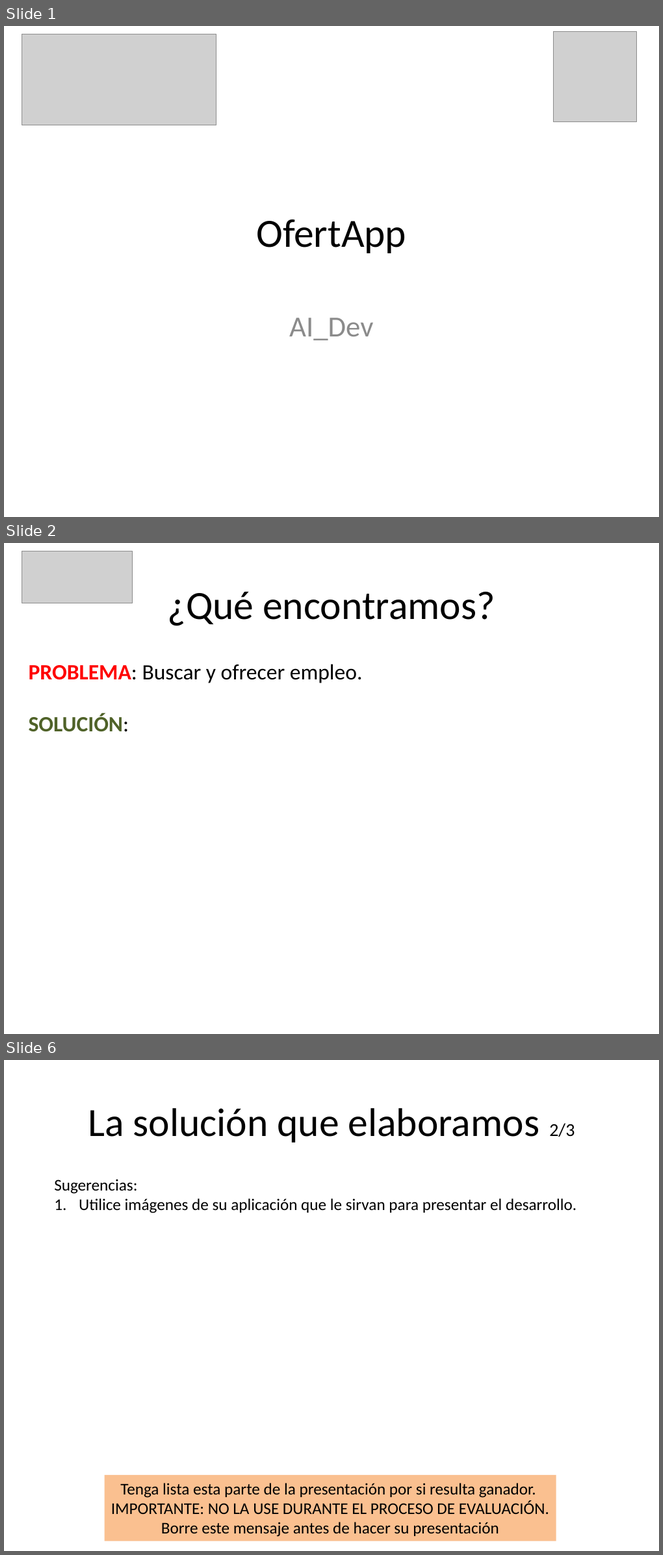
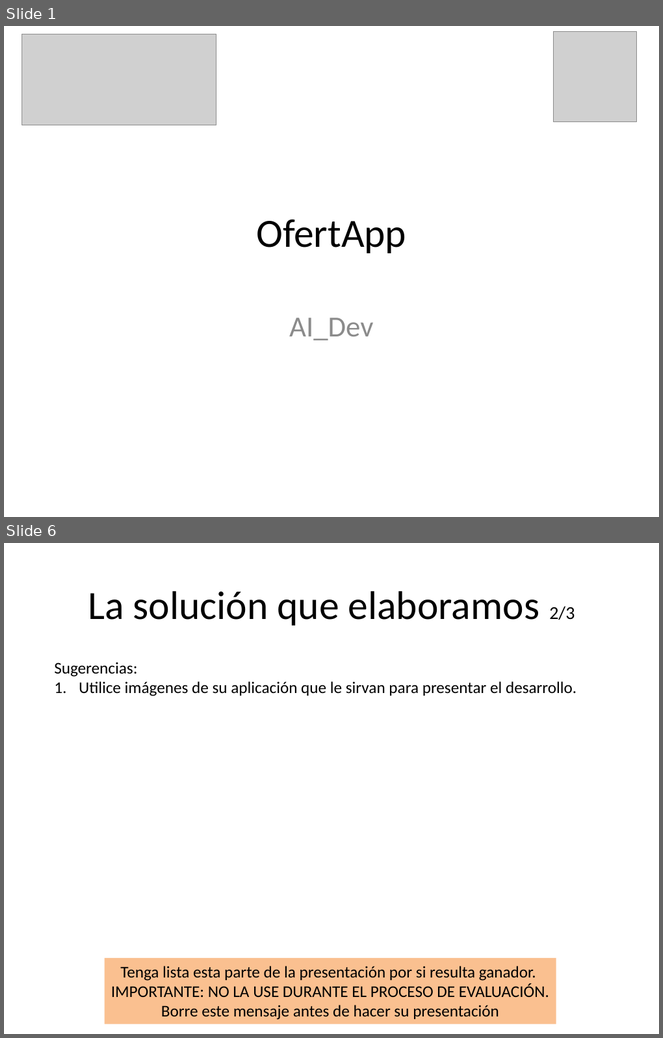
Before and after one commit to cristian4063/OfertaTrabajo, a slide deck: smartcities/themeforest-6705726-stroller-mobile-tablet-responsive-template/PresentacionOferta/OfertaEmpleo.pptx. Shown one above the other, each under a label of ours: slides 1, 2 and 6 before the commit, slides 1 and 6 after it; the slides between them are not shown. The pictures are 663x1555 and 663x1038 pixels, drawn with LibreOffice and Linux fonts; fonts in the diff are those of the drawing; grey boxes stand for pictures. Boxes give left, top, right and bottom in pixels: in the first picture for what was removed or moved away, otherwise in the second. Text is boxed around its words. In the diff, an @@ line names an element or a change of style, - is before the commit and + after.

```diff
--- a/smartcities/themeforest-6705726-stroller-mobile-tablet-responsive-template/PresentacionOferta/OfertaEmpleo.pptx
+++ b/smartcities/themeforest-6705726-stroller-mobile-tablet-responsive-template/PresentacionOferta/OfertaEmpleo.pptx
@@ slide 2 removed at <box>4,543,659,1034</box>, background #FFFFFF @@
@@ picture removed at <box>22,551,133,603</box> @@
@@ title removed at <box>168,592,495,626</box> @@
-¿Qué encontramos?
@@ text removed at <box>29,664,363,732</box> @@
-PROBLEMA: Buscar y ofrecer empleo.
-SOLUCIÓN:
```
Also in this commit, not shown: 3 slides changed, 2 slides added, 1 other slide removed.
